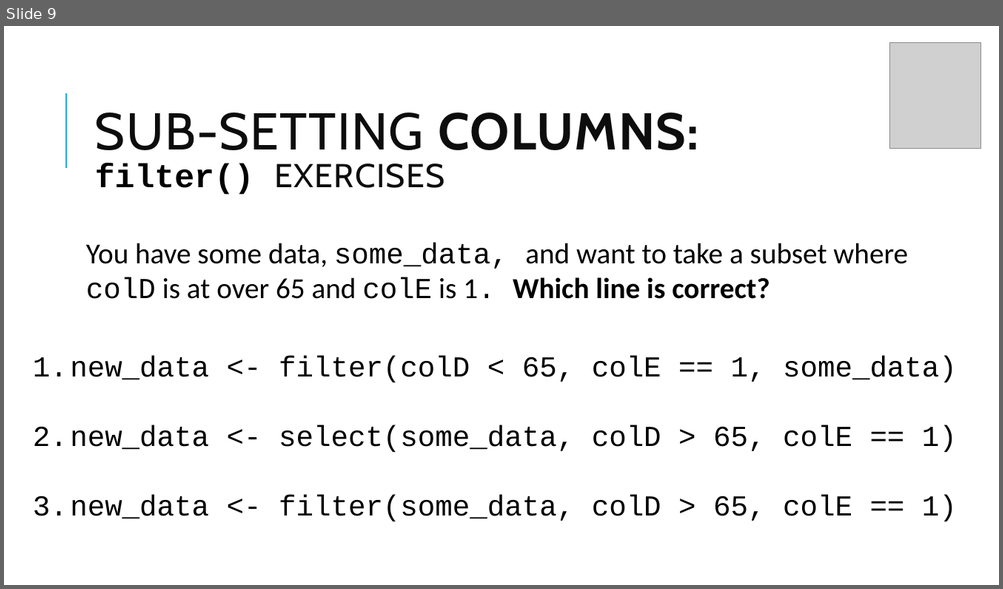
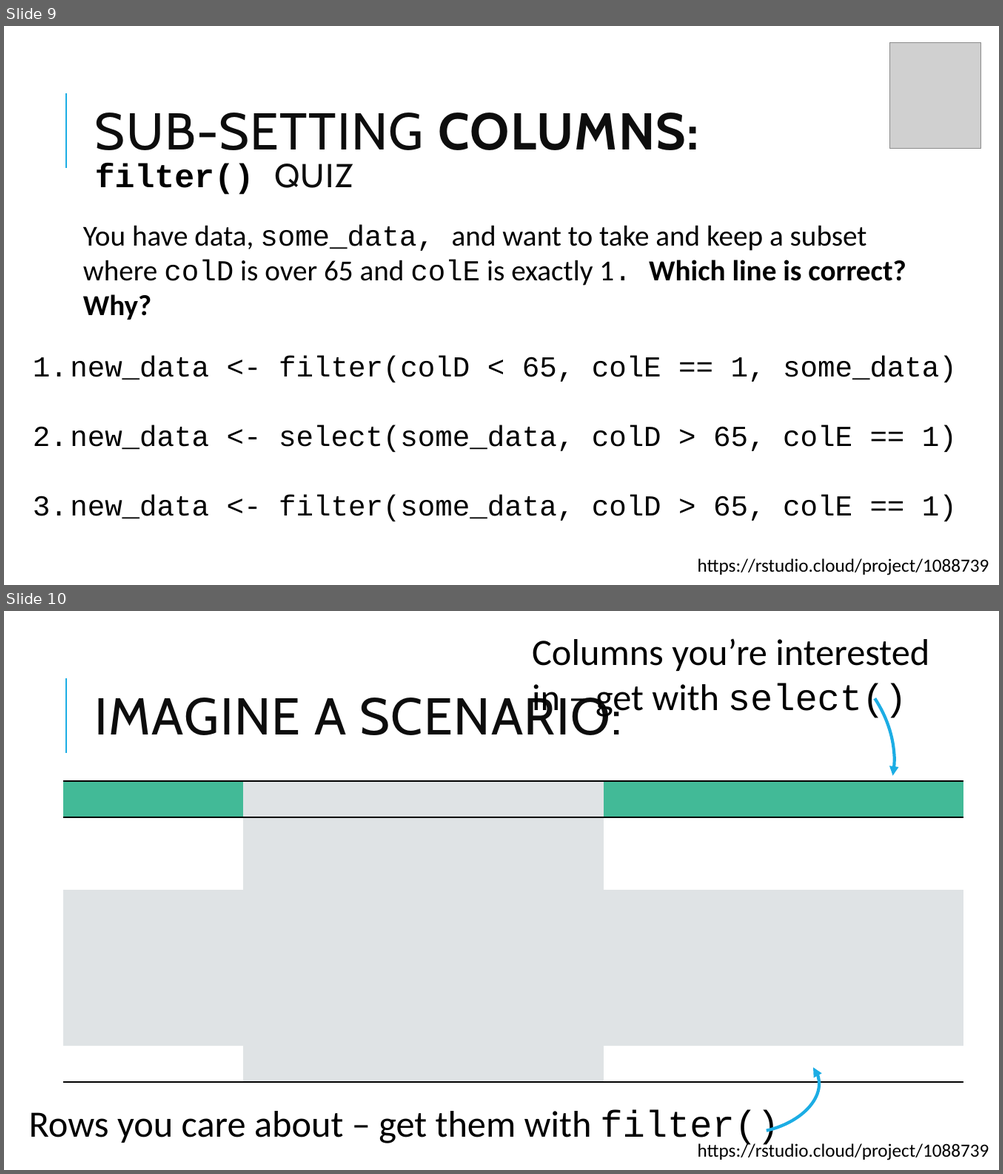
Before and after one commit to Jim89/tidy-lesson-plan, a slide deck: data-subsetting.pptx. Shown one above the other, each under a label of ours: slide 9 before the commit, slides 9 and 10 after it. The pictures are 1003x589 and 1003x1174 pixels, drawn with LibreOffice and Linux fonts; fonts in the diff are those of the drawing; grey boxes stand for pictures. Boxes give left, top, right and bottom in pixels: in the first picture for what was removed or moved away, otherwise in the second. Text is boxed around its words. In the diff, an @@ line names an element or a change of style, - is before the commit and + after.

```diff
--- a/data-subsetting.pptx
+++ b/data-subsetting.pptx
@@ slide 10 added at [4,611,999,1170], background #FFFFFF; not listed: 2 template elements that a slide beside it also shows @@
@@ arc (boxed as its full ellipse) added at [728,629,922,843], outline #1CADE4 3 pt @@
@@ text added at [532,638,929,721], 36 pt, text #000000 @@
+Columns you’re interested in – get with select()
@@ title added at [95,692,622,735], 50 pt, text #0D0D0D @@
+IMAGINE A SCENARIO:
@@ table added at [63,781,966,1082], 8 rows, 10 columns @@
+ |  |  |  |  |  |  |  |  | 
+ |  |  |  |  |  |  |  |  | 
+ |  |  |  |  |  |  |  |  | 
+ |  |  |  |  |  |  |  |  | 
+ |  |  |  |  |  |  |  |  | 
+ |  |  |  |  |  |  |  |  | 
+ |  |  |  |  |  |  |  |  | 
+ |  |  |  |  |  |  |  |  | 
@@ arc (boxed as its full ellipse) added at [688,1040,827,1145], outline #1CADE4 3 pt @@
@@ text added at [29,1111,779,1148], 36 pt, text #000000 @@
+Rows you care about – get them with filter()
@@ slide 9 changed as well @@
@@ text at [95,164,353,195]: text changed; font Cabin to Courier New; text colour #0D0D0D to #000000; bold on @@
-filter() EXERCISES
+filter() QUIZ
@@ text at [83,225,905,320]: text changed @@
-You have some data, some_data, and want to take a subset where colD is at over 65 and colE is 1. Which line is correct?
+You have data, some_data, and want to take and keep a subset where colD is over 65 and colE is exactly 1. Which line is correct? Why?
@@ text added at [697,559,989,576], 18 pt, text #000000 @@
+https://rstudio.cloud/project/1088739
```
Also in this commit, not shown: 8 other slides changed, 4 other files.
